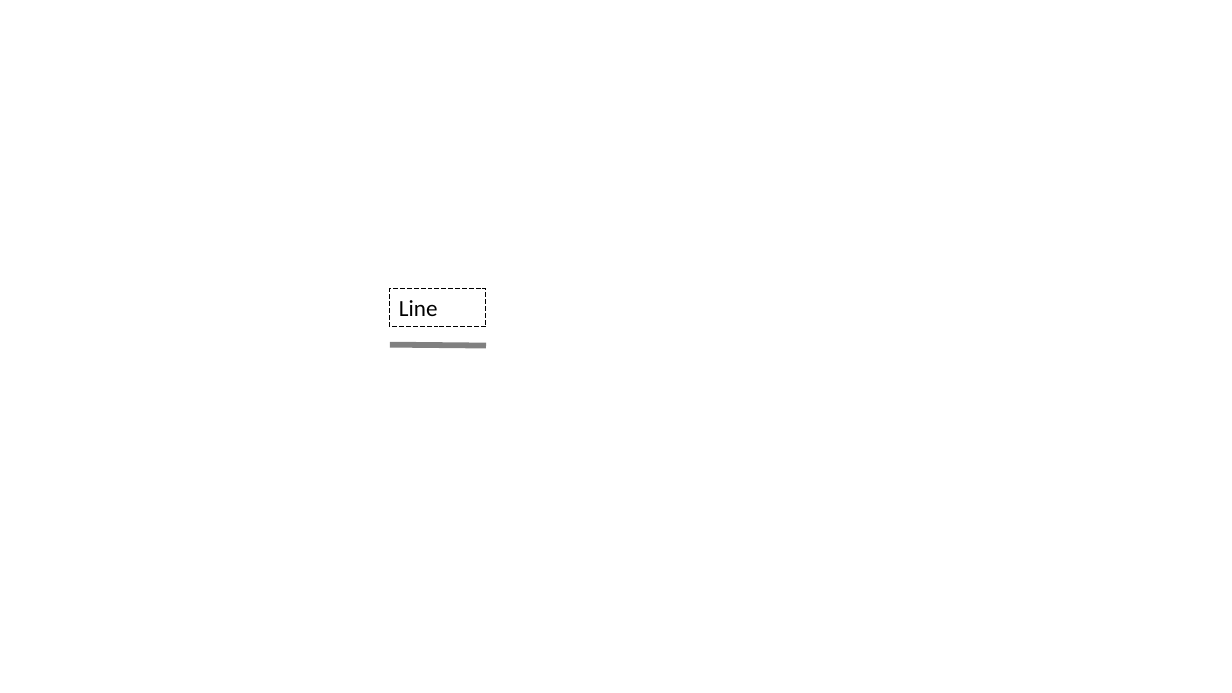
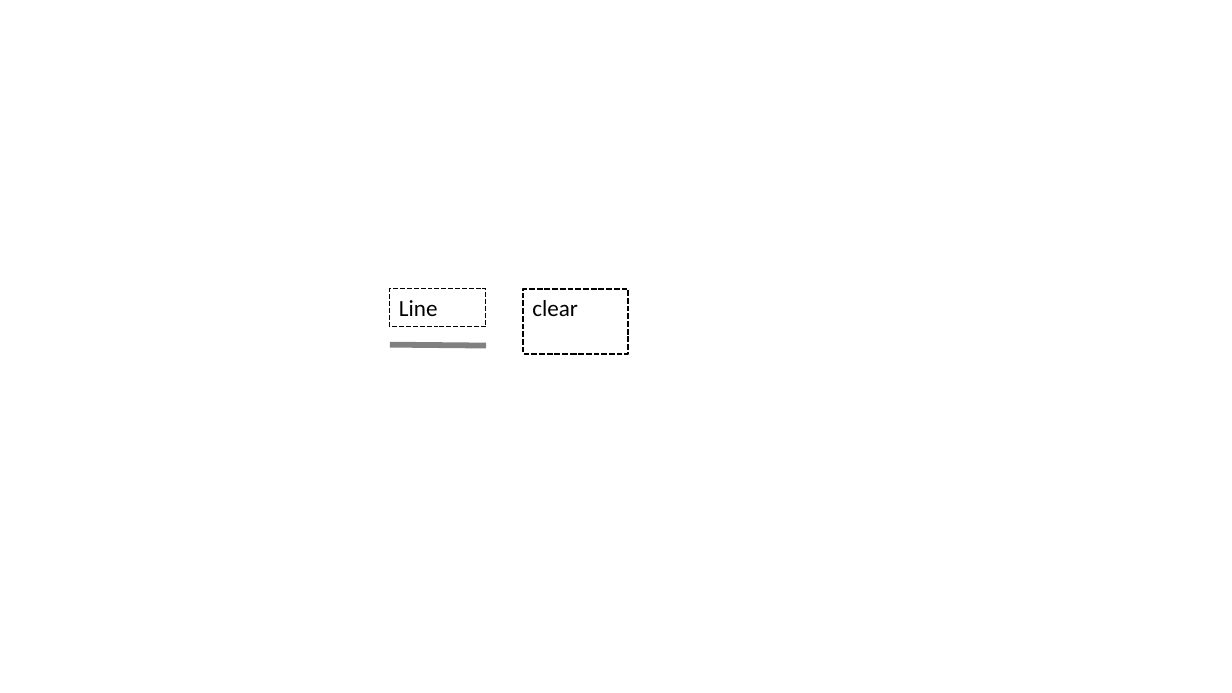
Before and after one commit to LiuYuancheng/PLC_and_RTU_Simulator, a slide deck: slide 2 of DesignDoc/DesignDoc.pptx. Drawn at 1232x693 pixels with LibreOffice and Linux fonts; fonts in the diff are those of the drawing. Boxes give left, top, right and bottom in pixels: in the first picture for what was removed or moved away, otherwise in the second. Text is boxed around its words. In the diff, an @@ line names an element or a change of style, - is before the commit and + after.

```diff
--- a/DesignDoc/DesignDoc.pptx
+++ b/DesignDoc/DesignDoc.pptx
@@ rectangle added at (523,289,628,355), outline #000000 1.5 pt dashed, 18 pt, text #000000 @@
+clear
```
Also in this commit, not shown: 3 other files.
